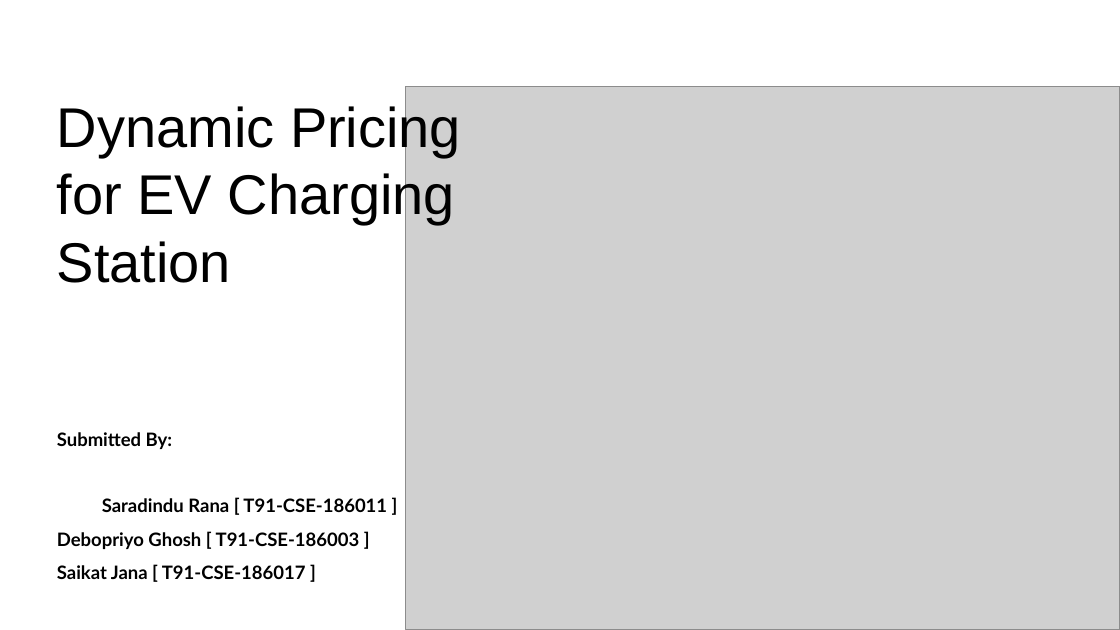
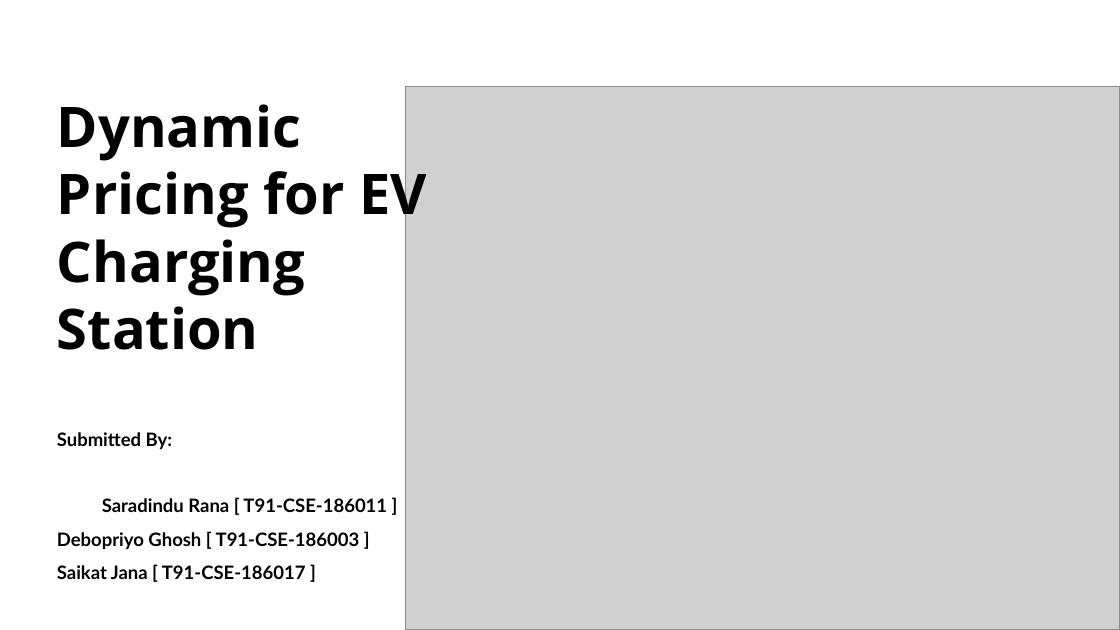
Before and after one commit to debopriyodjghosh/EV-dynamic-pricing, a slide deck: slide 1 of final doc/PPT START.pptx. Drawn at 1120x630 pixels with LibreOffice and Linux fonts; fonts in the diff are those of the drawing; grey boxes stand for pictures. Boxes give left, top, right and bottom in pixels: in the first picture for what was removed or moved away, otherwise in the second. Text is boxed around its words. In the diff, an @@ line names an element or a change of style, - is before the commit and + after.

```diff
--- a/final doc/PPT START.pptx
+++ b/final doc/PPT START.pptx
@@ text "Dynamic Pricing for EV Charging ..." at [57, 104, 428, 350]: font Arial to Open Sans, bold on @@
```
Also in this commit, not shown: 5 other slides changed, 1 slide added.
